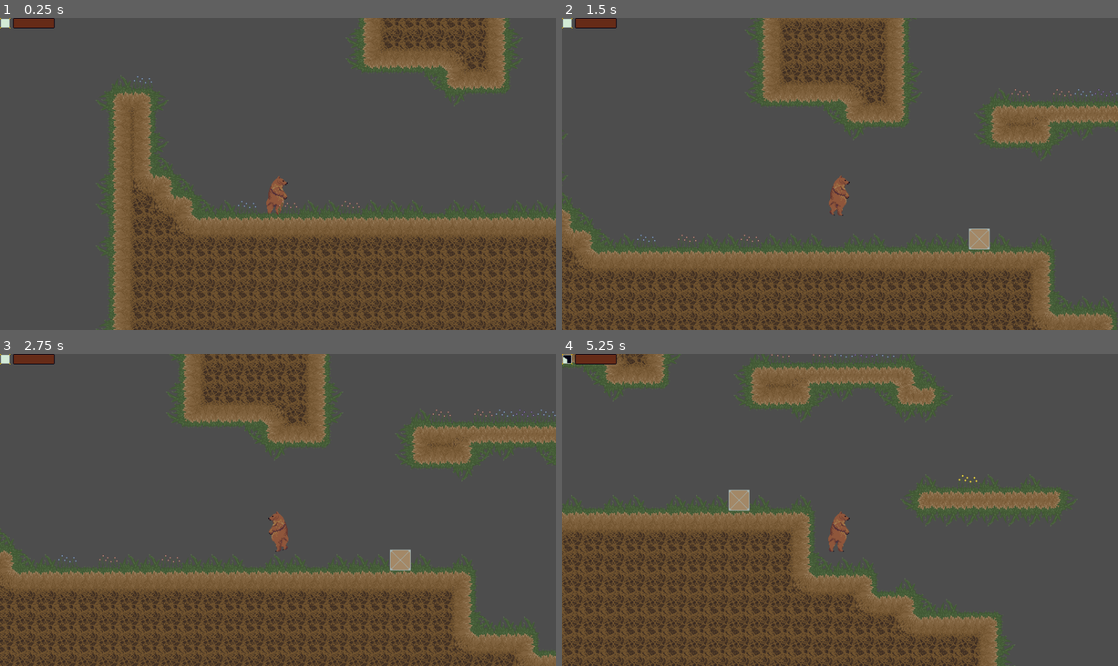
Above: before the commit, frames 1-4 (two rows, left to right).
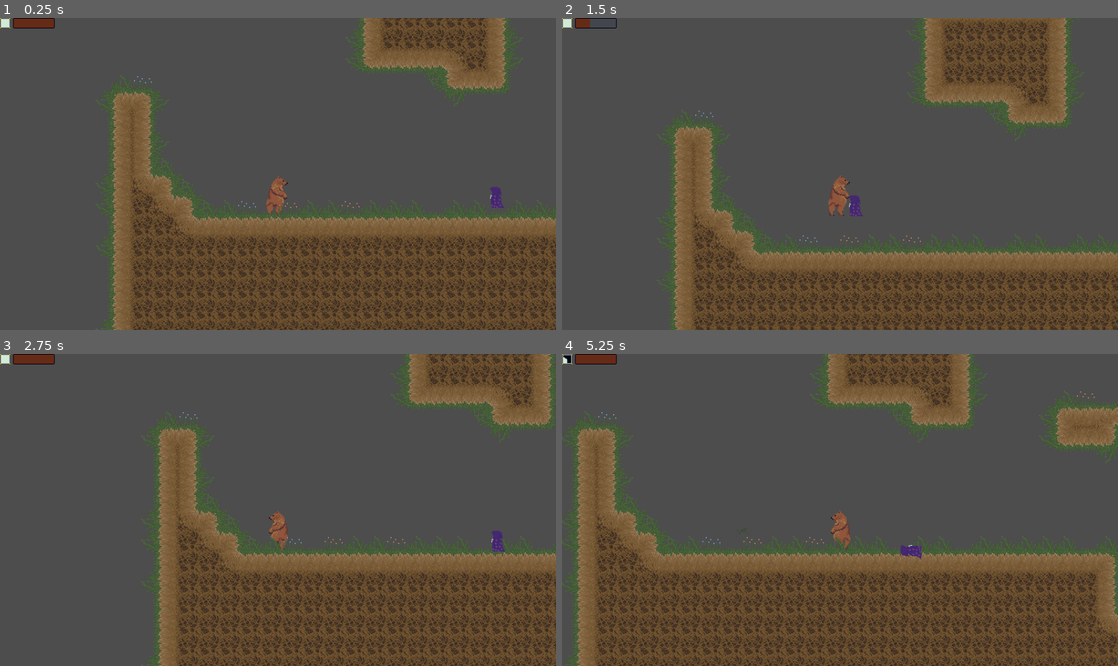
Above: after the commit, the same moments.

Repository: WinterAtne/Cancer_Bear
Game: Godot game, scene res://scenes/main.tscn
The game is run twice, just before and just after one commit, with the same random seed, the same clock (stepped at 60 frames per second) and the same inputs.
Inputs (mouse positions are in pixels of both pictures, inside the frame that each line leads up to):
- Up to frame 1 (0.25 s): no input
- Up to frame 2 (1.5 s): move the mouse to (962, 158) at 0.52 s; hold E (interact) 0.53-1.28 s; hold D (right) from 0.53 s (still down); tap W (up) at 0.77, 0.8, 1.07, 1.35 s; move the mouse to (728, 189) at 1.27 s
- Up to frame 3 (2.75 s): tap W (up) at 1.52, 1.82, 2.3 s; tap E (interact) at 1.55 s; move the mouse to (333, 441) at 2.02 s; release D (right) at 2.03 s; hold A (left) from 2.03 s (still down); click (333, 441) at 2.1 s
- Up to frame 4 (5.25 s): move the mouse to (812, 572) at 2.77 s; release A (left) at 2.78 s; hold D (right) 2.78-4.28 s; tap E (interact) at 2.85, 4.55 s; tap W (up) at 3.02, 3.32, 3.77, 3.8, 4.07, 4.52, 4.82 s; move the mouse to (1006, 556) at 3.52 s; tap 1 (spell_1) at 3.6 s; move the mouse to (673, 463) at 4.27 s; hold A (left) 4.28-5.03 s; tap 2 (spell_2) at 4.35 s; move the mouse to (867, 510) at 5.02 s; hold D (right) from 5.03 s (still down); tap 3 (spell_3) at 5.1 s

The runs differ from the first frame. In frame 1, 0.1% of the frame differs, in the area x 88-91%, y 54-61%; in frame 2, 36%; in frame 3, 43%, in the area x 0-100%, y 0-100%; in frame 4, 42%.

Commit message:
Robbed child has been added

Diff:
--- a/scenes/_debug/debug_level.tscn
+++ b/scenes/_debug/debug_level.tscn
@@ -1,7 +1,7 @@
 [gd_scene load_steps=3 format=3 uid="uid://b5niee8yfa5qm"]
 
 [ext_resource type="PackedScene" path="res://scenes/levels/default_tile_map.tscn" id="1_lvk3f"]
-[ext_resource type="PackedScene" uid="uid://bo5ghla6ji13c" path="res://scenes/level_assets/box.tscn" id="2_xv8qv"]
+[ext_resource type="PackedScene" uid="uid://doynrqudxs0fn" path="res://scenes/enemies/robbed_child/robbed_child.tscn" id="2_orqa8"]
 
 [node name="DebugLevel" type="Node2D"]
 
@@ -10,5 +10,5 @@
 layer_2/tile_data = PackedInt32Array(65553, 65537, 3, 65552, 65537, 3, 65551, 65537, 3, 65550, 65537, 3, 65549, 65537,  …(7117 unchanged characters)…
 layer_3/tile_data = PackedInt32Array(65553, 720896, 0, 65552, 655360, 0, 65551, 655360, 0, 65550, 655360, 0, 65549, 655 …(7227 unchanged characters)…
 
-[node name="Box" parent="." instance=ExtResource("2_xv8qv")]
-position = Vector2(461, -36)
+[node name="RobbedChild" parent="." instance=ExtResource("2_orqa8")]
+position = Vector2(403, -13)
--- /dev/null
+++ b/scenes/enemies/robbed_child/robbed_child.gd
@@ -0,0 +1,10 @@
+extends EnemyController
+
+func _physics_process(delta):
+	if player_detected:
+		target = PlayerData.player_instance.position
+
+
+
+	flip_on_direction()
+	super._physics_process(delta)
--- /dev/null
+++ b/scenes/enemies/robbed_child/robbed_child.tres
@@ -0,0 +1,30 @@
+[gd_resource type="Resource" script_class="Enemy" load_steps=7 format=3 uid="uid://b7enxjr5a0guc"]
+
+[ext_resource type="Script" path="res://scenes/enemies/enemy_definition.gd" id="1_kitkw"]
+[ext_resource type="Script" path="res://scenes/interactables/edibles/edible_data.gd" id="1_pj0ff"]
+[ext_resource type="Texture2D" uid="uid://c13rnv1fwlnun" path="res://assets/robed_child.png" id="2_uwchg"]
+[ext_resource type="Script" path="res://scenes/damage_system/health_profile.gd" id="3_mjo3n"]
+
+[sub_resource type="Resource" id="Resource_lw3cr"]
+script = ExtResource("1_pj0ff")
+texture = ExtResource("2_uwchg")
+interaction_radius = 20
+aberration = 1
+
+[sub_resource type="Resource" id="Resource_ccjbs"]
+script = ExtResource("3_mjo3n")
+max_health = 2
+invulnerable_seconds = -1.0
+velocity_damage_threshold = 650.0
+
+[resource]
+script = ExtResource("1_kitkw")
+name = "Robbed Child"
+speed = 600.0
+acceleration = 2000.0
+navigation_success_distance = 15.0
+can_fly = false
+detection_range = 200.0
+max_detection_angle = 0.393
+health_profile = SubResource("Resource_ccjbs")
+edible_data = SubResource("Resource_lw3cr")
--- /dev/null
+++ b/scenes/enemies/robbed_child/robbed_child.tscn
@@ -0,0 +1,57 @@
+[gd_scene load_steps=11 format=3 uid="uid://doynrqudxs0fn"]
+
+[ext_resource type="PackedScene" uid="uid://dt0nuu2f2y5u7" path="res://scenes/enemies/enemy.tscn" id="1_fonhy"]
+[ext_resource type="Texture2D" uid="uid://c13rnv1fwlnun" path="res://assets/robed_child.png" id="2_80064"]
+[ext_resource type="Script" path="res://scenes/enemies/robbed_child/robbed_child.gd" id="2_v1nu0"]
+[ext_resource type="Resource" uid="uid://b7enxjr5a0guc" path="res://scenes/enemies/robbed_child/robbed_child.tres" id="3_8tfo6"]
+[ext_resource type="PackedScene" uid="uid://bk1macnmt6s18" path="res://scenes/spells/grab/grabbable.tscn" id="3_ctdfk"]
+[ext_resource type="PackedScene" uid="uid://divvoqg2q1e68" path="res://scenes/damage_system/hurt_box.tscn" id="4_aw7dm"]
+[ext_resource type="Script" path="res://scenes/damage_system/damage_profile.gd" id="5_yejfo"]
+
+[sub_resource type="CapsuleShape2D" id="CapsuleShape2D_5iyy1"]
+radius = 11.0
+height = 34.0
+
+[sub_resource type="CapsuleShape2D" id="CapsuleShape2D_h4m2i"]
+radius = 8.0
+
+[sub_resource type="Resource" id="Resource_gr248"]
+script = ExtResource("5_yejfo")
+damage = 3
+knockback = 300.0
+
+[node name="RobbedChild" instance=ExtResource("1_fonhy")]
+script = ExtResource("2_v1nu0")
+enemy_definition = ExtResource("3_8tfo6")
+
+[node name="Sprite2D" parent="." index="0"]
+position = Vector2(0, -32)
+texture = ExtResource("2_80064")
+
+[node name="PlayerDetector" parent="." index="1"]
+position = Vector2(0, -32)
+
+[node name="HitBox" parent="." index="2"]
+position = Vector2(0, -32)
+
+[node name="CollisionShape2D" type="CollisionShape2D" parent="HitBox" index="0"]
+position = Vector2(0, 17)
+shape = SubResource("CapsuleShape2D_5iyy1")
+
+[node name="CollisionShape2D" type="CollisionShape2D" parent="." index="3"]
+position = Vector2(0, -15)
+shape = SubResource("CapsuleShape2D_h4m2i")
+
+[node name="Grabbable" parent="." index="4" instance=ExtResource("3_ctdfk")]
+
+[node name="CollisionShape2D" type="CollisionShape2D" parent="Grabbable" index="0"]
+position = Vector2(0, -15)
+shape = SubResource("CapsuleShape2D_5iyy1")
+
+[node name="HurtBox" parent="." index="5" instance=ExtResource("4_aw7dm")]
+collision_layer = 1024
+damage_profile = SubResource("Resource_gr248")
+
+[node name="CollisionShape2D" type="CollisionShape2D" parent="HurtBox" index="0"]
+position = Vector2(0, -15)
+shape = SubResource("CapsuleShape2D_5iyy1")
